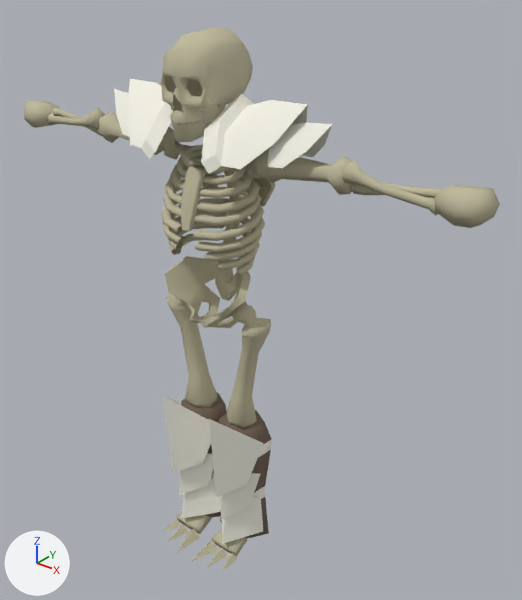
What one commit did to the Blender file blends/flare-skeleton-warrior.blend.
Before and after are seen from a camera (50 mm lens) standing at (1.47, -1.558, 2.058) and looking at (0.106, 0.147, 1.001). Arrows for +X, +Y and +Z are at lower left; the lights stay in place. The older version comes first. The same objects are shown in both versions, whatever each file hides.

In view in the first picture: 'SkeletonArmored'.
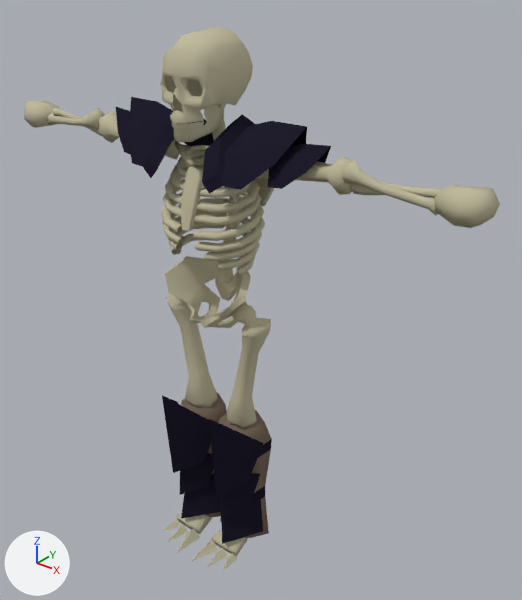
Boxes (x1, y1, x2, y2) around the edits, measured in the pictures (522 x 600 px; the box of a moved part takes in the faces that stretch with it):
'SkeletonArmored', recoloured, reshaped
    both: (24, 27, 500, 571)
part 1 of me_cube_001, moved or reshaped
    before: (201, 94, 308, 174)
    after: (202, 114, 307, 194)
part 2 of me_cube_001, moved or reshaped
    before: (267, 122, 332, 168)
    after: (267, 144, 331, 189)
part 3 of me_cube_001, moved or reshaped
    before: (127, 79, 207, 160)
    after: (128, 97, 214, 178)
part 4 of me_cube_001, moved or reshaped
    before: (114, 89, 129, 137)
    after: (116, 107, 131, 155)

What the commit changed:
Material 'ChitinArmor' (mat_chitinarmor) changes colour from white #f7f6e9 to dark blue #221f2f; in linear values from (0.934, 0.92, 0.814) to (0.0156, 0.0137, 0.0279).
me_cube_001 has 2043 vertices, 1888 faces and spans x -0.9..0.89, y -0.18..0.22, z 0.02..1.86.
me_cube_001 is used by ob_skeletonarmored; location (0.0, 0.0, 0.0).
me_cube_001 part 1: the loose piece of 25 vertices spanning x 0.07..0.35, y -0.1..0.19, z 1.49..1.69 is moved by (0.0, 0.0, -0.06).
me_cube_001 part 2: the loose piece of 13 vertices spanning x 0.26..0.43, y -0.03..0.12, z 1.52..1.65 is moved by (0.0, 0.0, -0.06).
me_cube_001 part 3: the loose piece of 25 vertices spanning x -0.35..-0.07, y -0.1..0.19, z 1.49..1.69 is moved by (0.0, 0.0, -0.06).
me_cube_001 part 4: the loose piece of 13 vertices spanning x -0.43..-0.26, y -0.03..0.12, z 1.52..1.65 is moved by (0.0, 0.0, -0.06).
